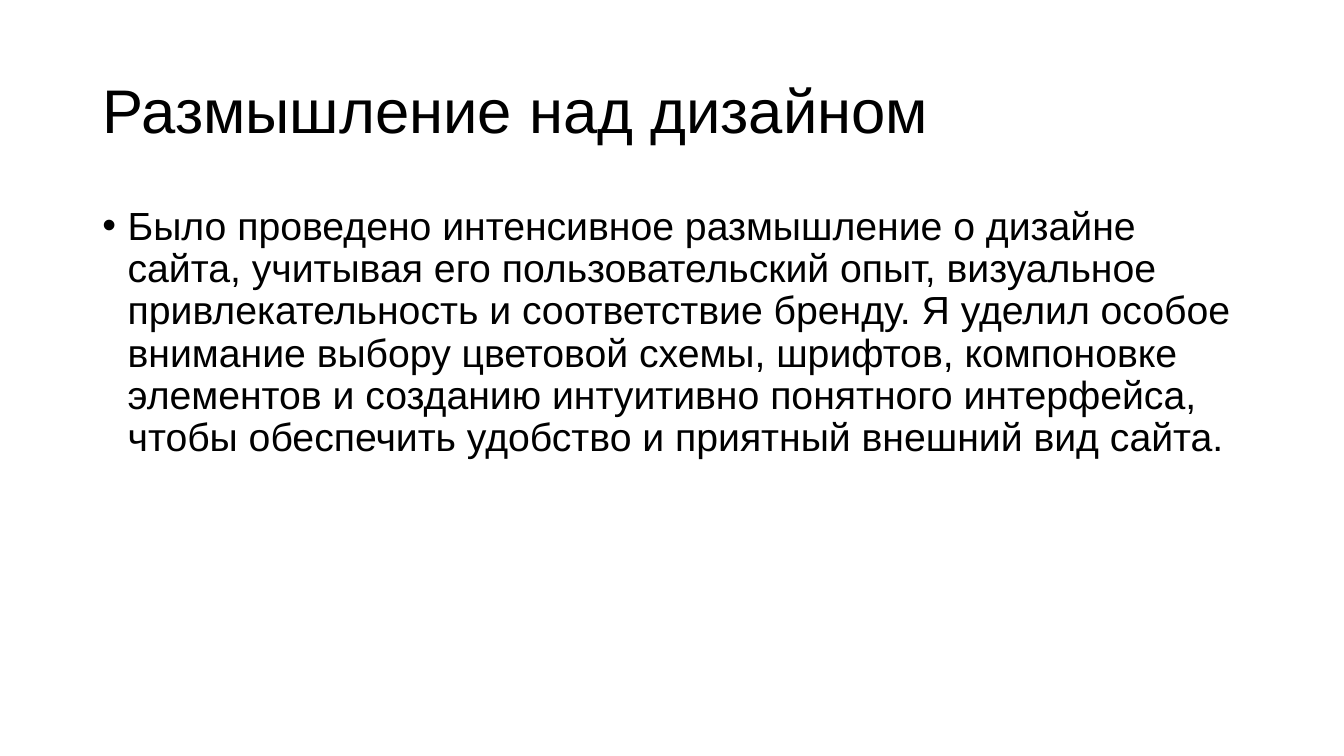
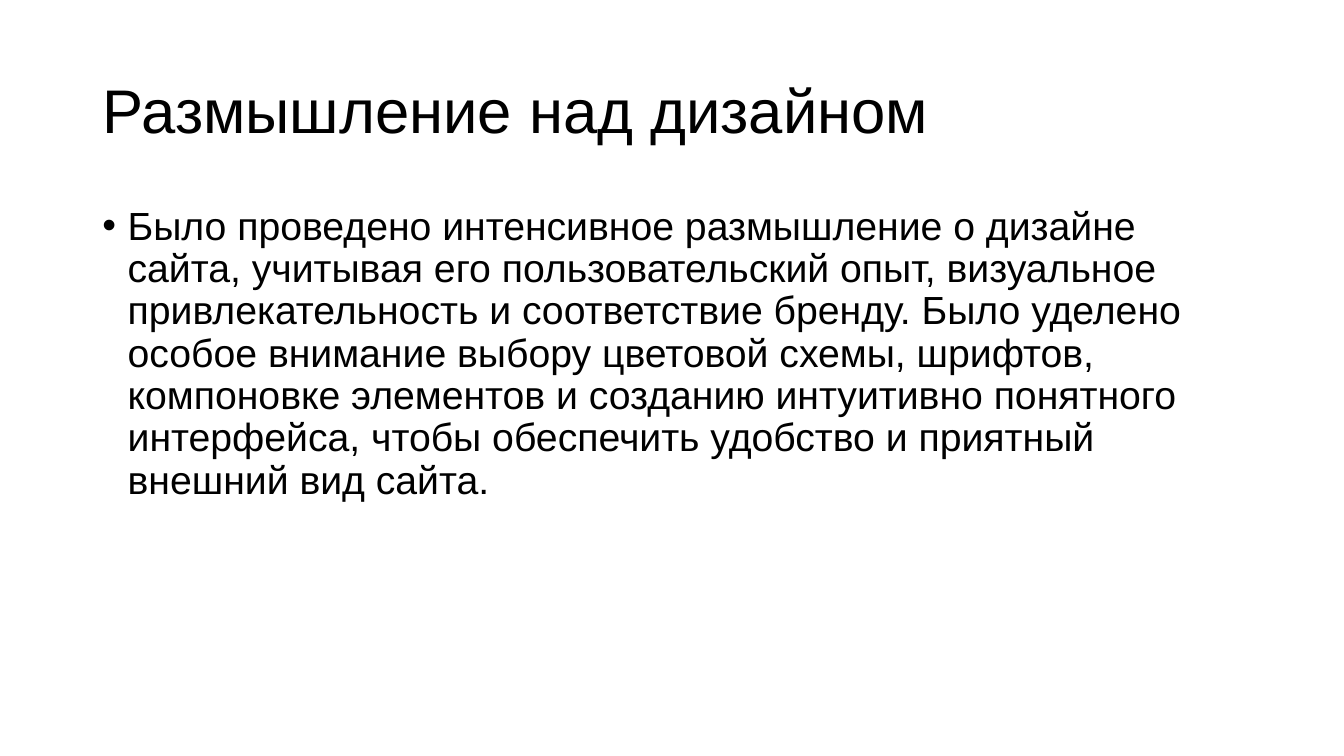
Before and after one commit to BigVadya/App, a slide deck: slide 7 of Курсовая/Презентация.pptx. Drawn at 1344x756 pixels with LibreOffice and Linux fonts; fonts in the diff are those of the drawing. Boxes give left, top, right and bottom in pixels: in the first picture for what was removed or moved away, otherwise in the second. Text is boxed around its words. In the diff, an @@ line names an element or a change of style, - is before the commit and + after.

```diff
--- a/Курсовая/Презентация.pptx
+++ b/Курсовая/Презентация.pptx
@@ text at [128,211,1181,502]: text changed @@
-• Было проведено интенсивное размышление о дизайне сайта, учитывая его пользовательский опыт, визуальное привлекательность и соответствие бренду. Я уделил особое внимание выбору цветовой схемы, шрифтов, компоновке элементов и созданию интуитивно понятного интерфейса, чтобы обеспечить удобство и приятный внешний вид сайта.
+• Было проведено интенсивное размышление о дизайне сайта, учитывая его пользовательский опыт, визуальное привлекательность и соответствие бренду. Было уделено особое внимание выбору цветовой схемы, шрифтов, компоновке элементов и созданию интуитивно понятного интерфейса, чтобы обеспечить удобство и приятный внешний вид сайта.
```
Also in this commit, not shown: 5 other slides changed, 1 slide removed, 1 other file.
